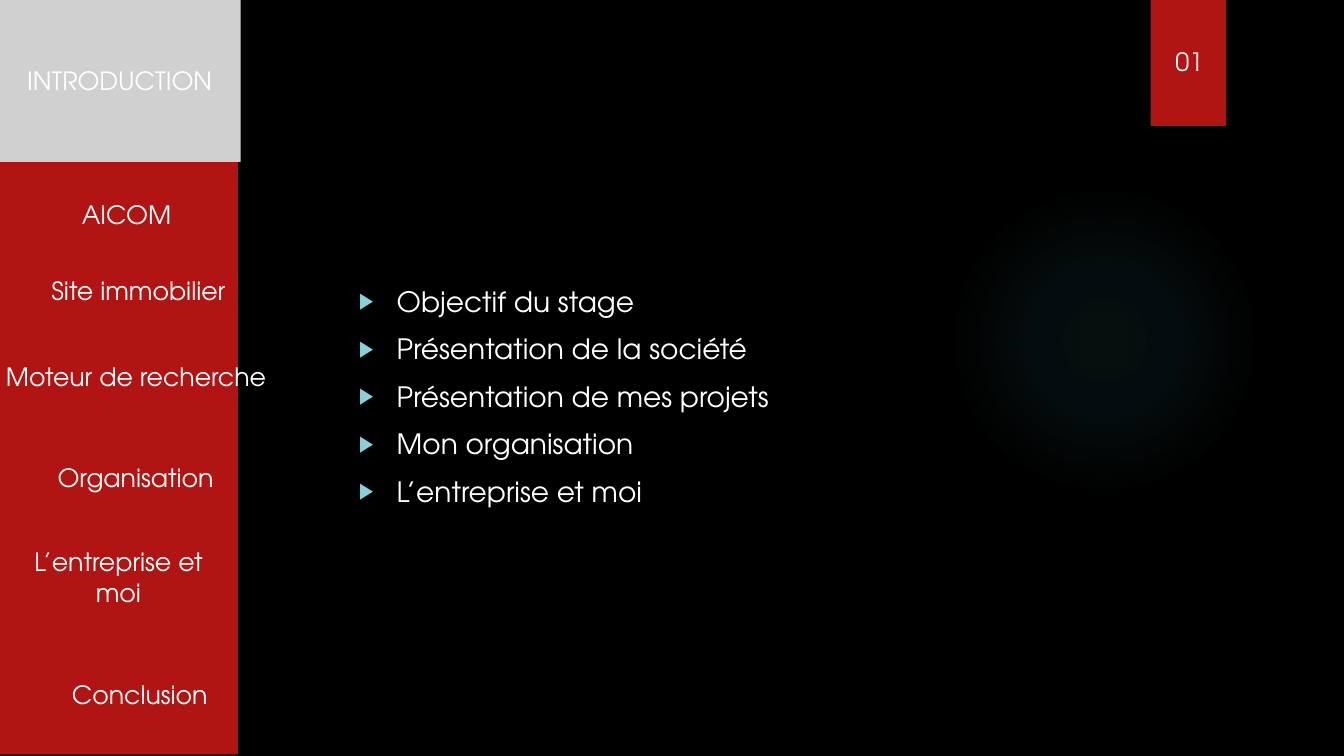
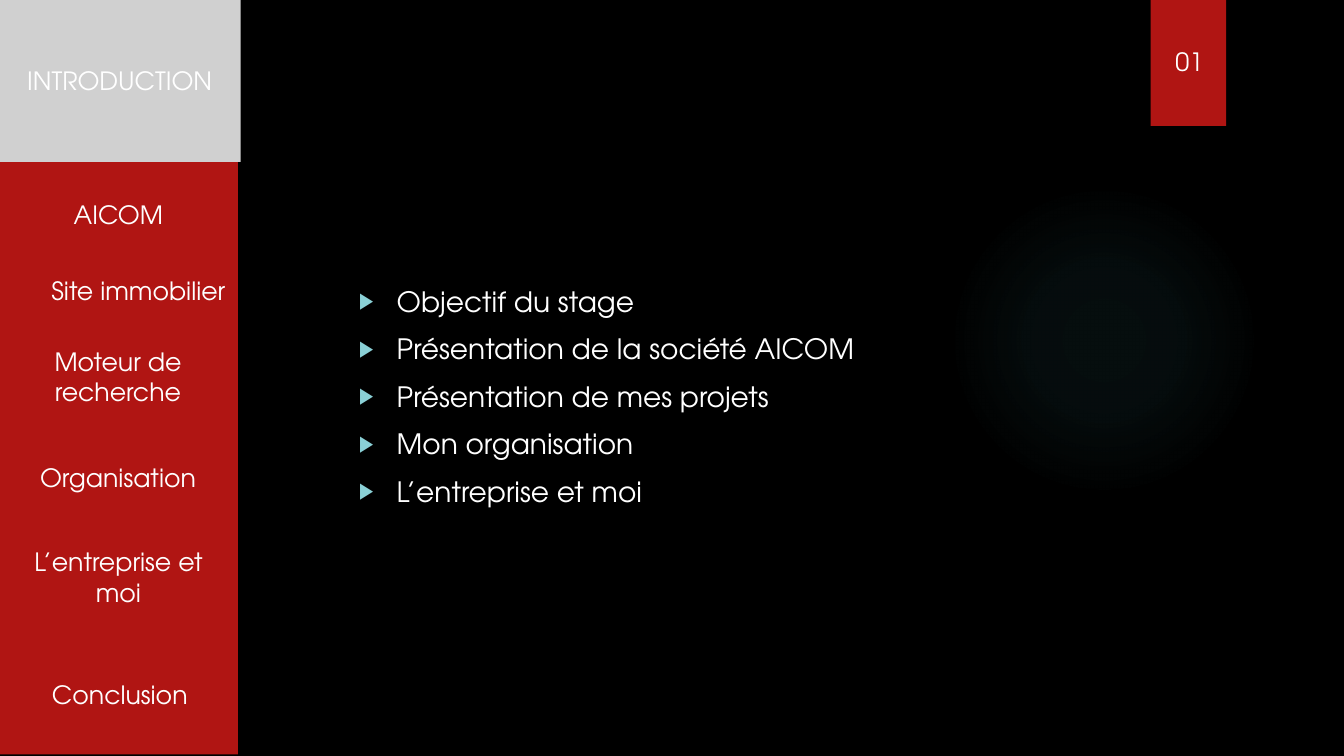
Before and after one commit to tochyvn/ma_banque_document, a slide deck: slide 2 of Aviaco france.pptx. Drawn at 1344x756 pixels with LibreOffice and Linux fonts; fonts in the diff are those of the drawing; grey boxes stand for pictures; background and template pictures are left out. Boxes give left, top, right and bottom in pixels: in the first picture for what was removed or moved away, otherwise in the second. Text is boxed around its words. In the diff, an @@ line names an element or a change of style, - is before the commit and + after.

```diff
--- a/Aviaco france.pptx
+++ b/Aviaco france.pptx
@@ text "AICOM" moved from (x1=82, y1=205, x2=171, y2=225) to (x1=74, y1=205, x2=163, y2=225) @@
@@ text "Moteur de recherche" rewrapped from (x1=6, y1=360, x2=266, y2=398) to (x1=55, y1=352, x2=182, y2=402) @@
@@ text at (x1=397, y1=337, x2=854, y2=360): text changed @@
-▶ Présentation de la société
+▶ Présentation de la société AICOM
@@ text "Organisation" moved from (x1=58, y1=468, x2=214, y2=493) to (x1=40, y1=468, x2=196, y2=493) @@
@@ text "Conclusion" moved from (x1=72, y1=685, x2=208, y2=705) to (x1=52, y1=685, x2=188, y2=705) @@
```
Also in this commit, not shown: 9 other slides changed.
